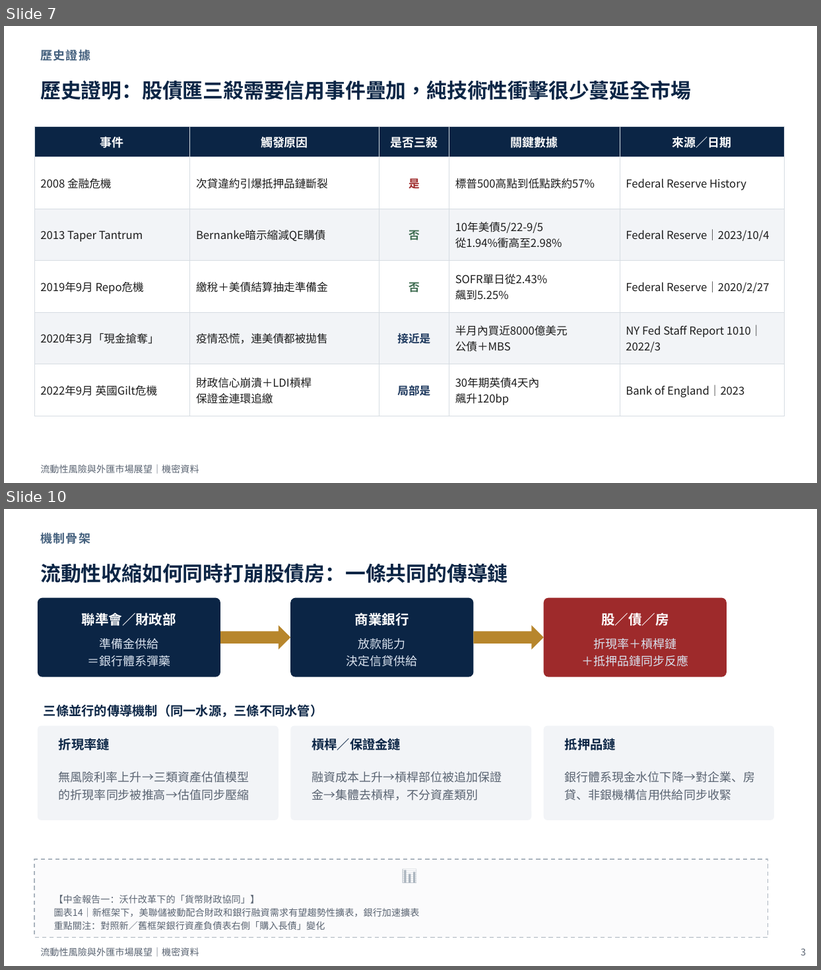
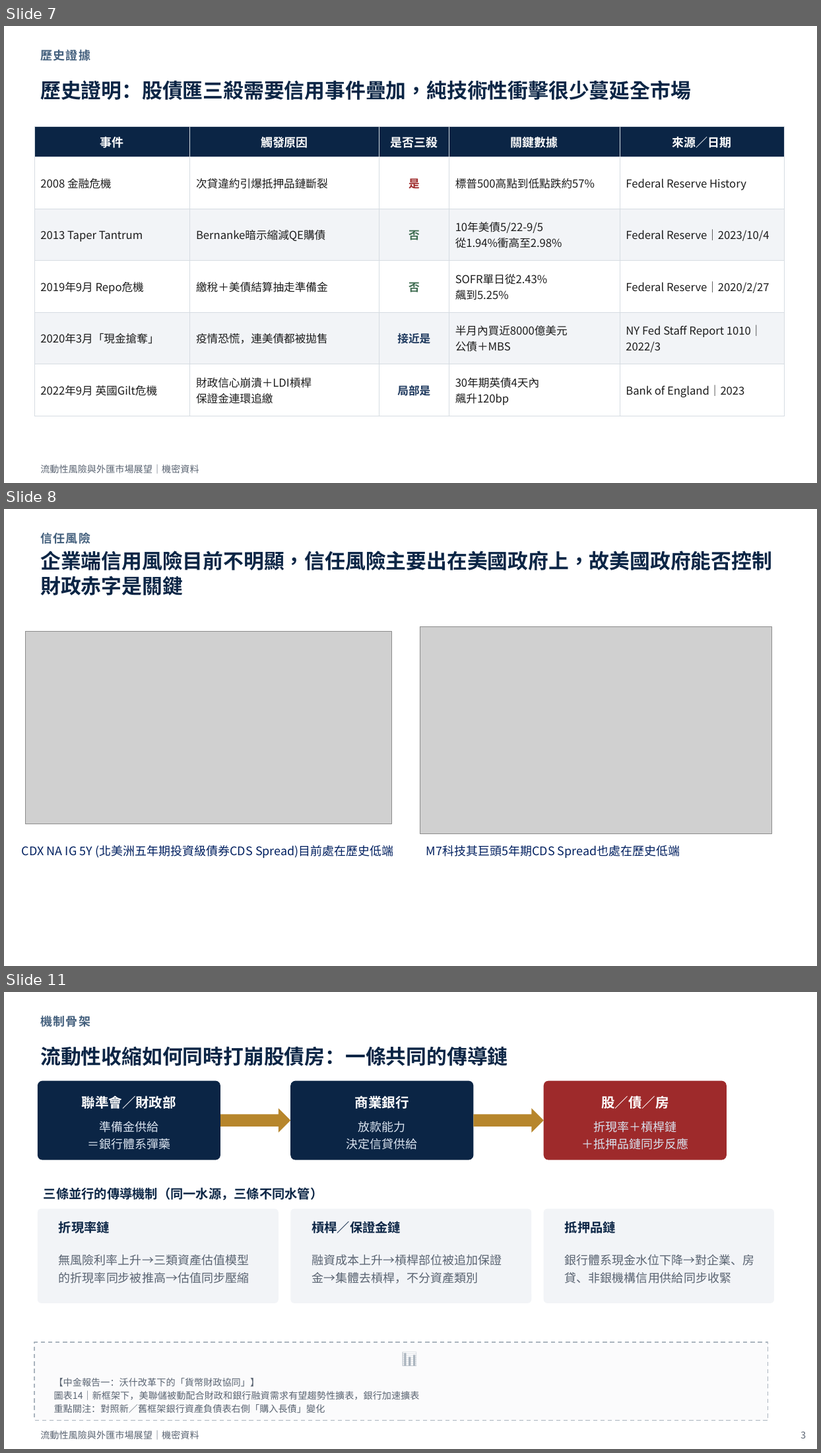
Before and after one commit to raphael-ksc/Advances-in-Financial-Machine-Learning-Projects, a slide deck: Warsh 改革與美元流動性展望.pptx. Shown one above the other, each under a label of ours: slides 7 and 10 before the commit, slides 7, 8 and 11 after it; the slides between them are not shown. The pictures are 821x970 and 821x1453 pixels, drawn with LibreOffice and Linux fonts; fonts in the diff are those of the drawing; grey boxes stand for pictures. Boxes give left, top, right and bottom in pixels: in the first picture for what was removed or moved away, otherwise in the second. Text is boxed around its words. In the diff, an @@ line names an element or a change of style, - is before the commit and + after.

```diff
--- a/Warsh 改革與美元流動性展望.pptx
+++ b/Warsh 改革與美元流動性展望.pptx
@@ slide 8 added at (4,509,817,966), background #FFFFFF @@
@@ text added at (40,532,90,544), 14 pt, text #44607D, bold @@
+信任風險
@@ text added at (40,551,772,595), 24 pt, text #0B2545, bold @@
+企業端信用風險目前不明顯，信任風險主要出在美國政府上，故美國政府能否控制財政赤字是關鍵
@@ picture added at (420,627,772,834) @@
@@ picture added at (25,632,391,824) @@
@@ text added at (22,846,394,858), 14 pt, text #002060 @@
+CDX NA IG 5Y (北美洲五年期投資級債券CDS Spread)目前處在歷史低端
@@ text added at (426,846,680,858), 14 pt, text #002060 @@
+M7科技其巨頭5年期CDS Spread也處在歷史低端
@@ what was slide 10 is now slide 11 @@
```
Also in this commit, not shown: 3 slides changed.
